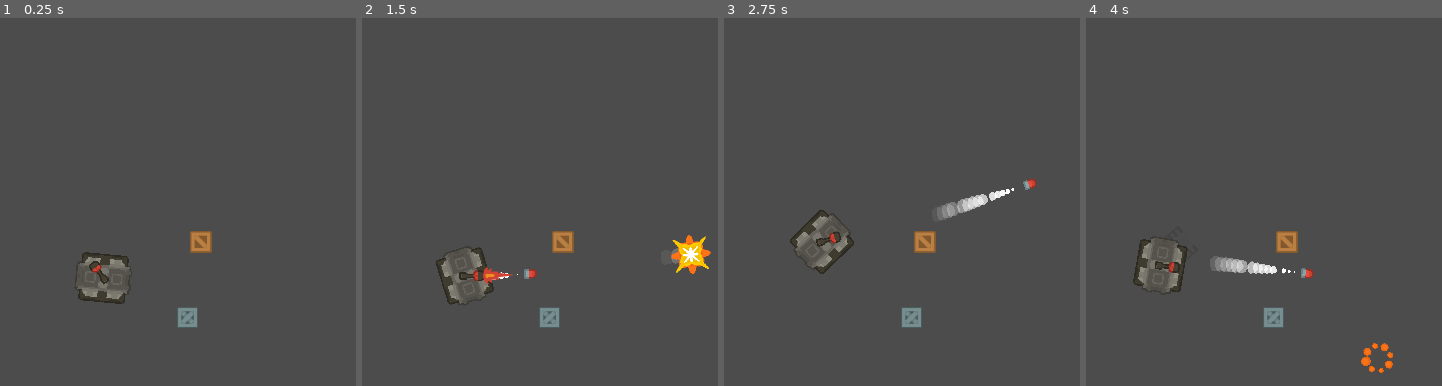
Above: before the commit, frames 1-4 (left to right).
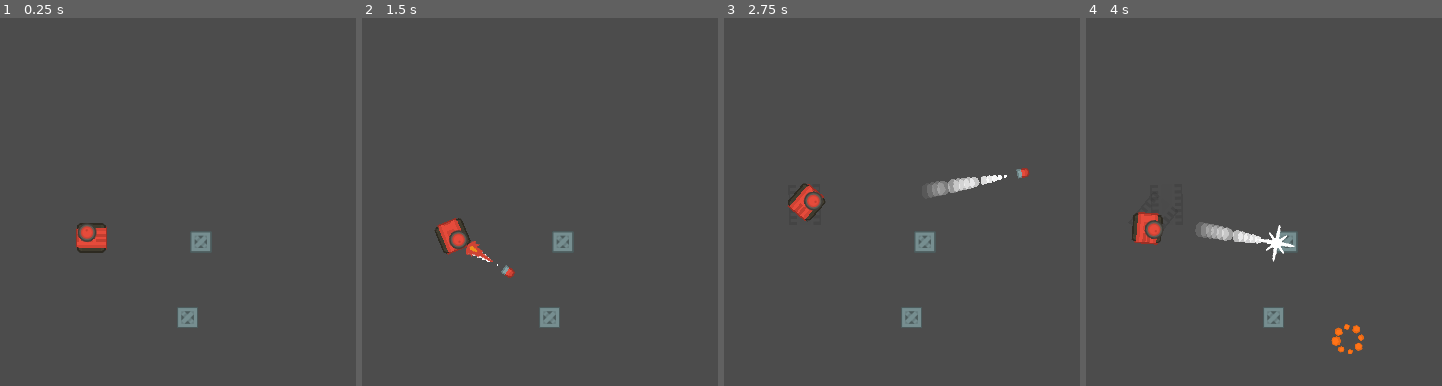
Above: after the commit, the same moments.

Repository: RuanSR/rogue-tank-game
Game: Godot game, scene res://src/Levels/TestLevel/View/TestArea.tscn
The game is run twice, just before and just after one commit, with the same random seed, the same clock (stepped at 60 frames per second) and the same inputs. The engine's default icon, where the game draws it, is replaced by a stand-in: a white triangle on a blue panel in a dark square.
Inputs (mouse positions are in pixels of both pictures, inside the frame that each line leads up to):
- Up to frame 1 (0.25 s): no input
- Up to frame 2 (1.5 s): tap Enter at 0.5 s; move the mouse to (outside the picture) at 0.52 s; hold Right (ui_right) 0.53-1.28 s; tap Space (ui_shoot) at 0.6, 1.35 s; move the mouse to (511, 275) at 1.27 s; hold Down (ui_down) from 1.28 s (still down)
- Up to frame 3 (2.75 s): move the mouse to (outside the picture) at 2.02 s; release Down (ui_down) at 2.03 s; hold Right (ui_right) from 2.03 s (still down); tap Space (ui_shoot) at 2.1 s
- Up to frame 4 (4 s): move the mouse to (1356, 345) at 2.77 s; release Right (ui_right) at 2.78 s; hold Up (ui_up) 2.78-3.53 s; tap Space (ui_shoot) at 2.85, 3.6 s; move the mouse to (outside the picture) at 3.52 s; hold Left (ui_left) from 3.53 s (still down)

The runs differ from the first frame. In frame 1, 2.2% of the frame differs, in the area x 21-60%, y 55-78%; in frame 2, 3.3%; in frame 3, 3.6%; in frame 4, 4.0%, in the area x 12-87%, y 52-97%.

Commit message:
refactor: Refatorou Gerenciador de skins
refactor: Separou node Barrel em sua propria scene

Diff:
--- a/project.godot
+++ b/project.godot
@@ -9,6 +9,21 @@
 config_version=4
 
 _global_script_classes=[ {
+"base": "Reference",
+"class": "BarrelModel",
+"language": "GDScript",
+"path": "res://src/Modules/PlayerTank/@SubModules/TankBarrel/Model/barrel_model.gd"
+}, {
+"base": "Reference",
+"class": "BarrelPresenter",
+"language": "GDScript",
+"path": "res://src/Modules/PlayerTank/@SubModules/TankBarrel/Presenter/barrel_presenter.gd"
+}, {
+"base": "Node2D",
+"class": "BarrelView",
+"language": "GDScript",
+"path": "res://src/Modules/PlayerTank/@SubModules/TankBarrel/barrel_view.gd"
+}, {
 "base": "Area2D",
 "class": "BulletBase",
 "language": "GDScript",
@@ -60,6 +75,9 @@
 "path": "res://src/Modules/PlayerTank/@SubModules/TankBullet/View/tank_bullet_view.gd"
 } ]
 _global_script_class_icons={
+"BarrelModel": "",
+"BarrelPresenter": "",
+"BarrelView": "",
 "BulletBase": "",
 "CommonPlayer": "",
 "InjectModel": "",
--- a/src/Levels/TestLevel/View/TestArea.tscn
+++ b/src/Levels/TestLevel/View/TestArea.tscn
@@ -1,27 +1,12 @@
-[gd_scene load_steps=6 format=2]
+[gd_scene load_steps=4 format=2]
 
 [ext_resource path="res://src/Modules/PlayerTank/View/PlayerTank.tscn" type="PackedScene" id=1]
-[ext_resource path="res://src/Modules/PlayerTank/@Assets/tank_body/tankBody_darkLarge_outline.png" type="Texture" id=2]
-[ext_resource path="res://src/Modules/PlayerTank/@Assets/barrel/barrel_black_side.png" type="Texture" id=3]
 [ext_resource path="res://src/Modules/@World/Objects/Crate/Crate.tscn" type="PackedScene" id=4]
 
 [sub_resource type="RectangleShape2D" id=1]
 extents = Vector2( 517.25, 14 )
 
 [node name="TestArea" type="Node2D"]
-
-[node name="PlayerTank" parent="." instance=ExtResource( 1 )]
-position = Vector2( 246.467, 333.52 )
-rotation = -131.854
-
-[node name="TankBodySprite" parent="PlayerTank" index="2"]
-texture = ExtResource( 2 )
-
-[node name="TankBarrelSprite" parent="PlayerTank/TankBarrelNode2D" index="2"]
-texture = ExtResource( 3 )
-
-[node name="BulletShotSprite" parent="PlayerTank/TankBarrelNode2D" index="3"]
-position = Vector2( 37, 0 )
 
 [node name="WallsStaticBody2D" type="StaticBody2D" parent="."]
 collision_layer = 4
@@ -51,8 +36,7 @@
 [node name="Crate2" parent="." instance=ExtResource( 4 )]
 position = Vector2( 354, 384 )
 
-[node name="SkinManager" parent="Crate2" index="2"]
-selected_index_texture = 1
+[node name="PlayerTank" parent="." instance=ExtResource( 1 )]
+position = Vector2( 231, 282 )
 
-[editable path="PlayerTank"]
 [editable path="Crate2"]
--- a/src/Modules/@World/Objects/Crate/Crate.tscn
+++ b/src/Modules/@World/Objects/Crate/Crate.tscn
@@ -1,7 +1,6 @@
-[gd_scene load_steps=5 format=2]
+[gd_scene load_steps=4 format=2]
 
 [ext_resource path="res://src/Modules/Managers/SkinManager/SkinManager.tscn" type="PackedScene" id=1]
-[ext_resource path="res://src/Modules/@World/Objects/Crate/@Assets/crateMetal.png" type="Texture" id=2]
 [ext_resource path="res://src/Modules/@World/Objects/Crate/crate.gd" type="Script" id=3]
 
 [sub_resource type="RectangleShape2D" id=1]
@@ -10,6 +9,11 @@
 [node name="Crate" type="Node2D"]
 light_mask = 0
 script = ExtResource( 3 )
+__meta__ = {
+"_edit_group_": true
+}
+path_skins = "res://src/Modules/@World/Objects/Crate/@Assets/"
+selected_skin_index = 1
 
 [node name="CrateStaticBody" type="StaticBody2D" parent="."]
 collision_layer = 4
@@ -19,8 +23,5 @@
 shape = SubResource( 1 )
 
 [node name="CrateSprite" type="Sprite" parent="."]
-texture = ExtResource( 2 )
 
 [node name="SkinManager" parent="." instance=ExtResource( 1 )]
-path_skins = "res://src/Modules/@World/Objects/Crate/@Assets/"
-selected_index_texture = 0
--- a/src/Modules/@World/Objects/Crate/crate.gd
+++ b/src/Modules/@World/Objects/Crate/crate.gd
@@ -1,11 +1,7 @@
 extends Node2D
 
+export var path_skins: String
+export var selected_skin_index: int = 0
+
 func _ready():
-	load_selected_texture()
-	pass
-
-func load_selected_texture() -> void:
-	var crate_sprite: Sprite = $CrateSprite
-	var skin_manager: SkinManager = $SkinManager
-
-	crate_sprite.set_texture(skin_manager.selected_texture)
+	$CrateSprite.set_texture($SkinManager.get_sprite_texture())
--- a/src/Modules/Managers/SkinManager/SkinManager.tscn
+++ b/src/Modules/Managers/SkinManager/SkinManager.tscn
@@ -5,5 +5,4 @@
 
 [node name="SkinManager" type="Node2D"]
 script = ExtResource( 1 )
-path_skins = "res://src/Modules/PlayerTank/@Assets/tank_body/"
 _default_texture = ExtResource( 2 )
--- a/src/Modules/Managers/SkinManager/skin_manager.gd
+++ b/src/Modules/Managers/SkinManager/skin_manager.gd
@@ -1,11 +1,11 @@
 class_name SkinManager
 extends Node2D
 
-export var path_skins: String
 export var file_extension: String = ".png" setget set_file_extension
-export var selected_index_texture: int = -1 setget set_texture_index
+export var _default_texture: Texture
 
-export var _default_texture: Texture
+var path_skins: String
+var selected_index_texture: int = 0
 
 var selected_texture: Texture
 var selected_texture_name: String
@@ -15,10 +15,21 @@
 
 
 func _ready():
+	_get_parent_path_skins()
+	_get_parent_selected_skin_index()
 	_dynamic_load_skins(path_skins)
 
 	_set_selected_texture()
 	_set_selected_texture_name()
+
+func _is_editor_tool() -> bool:
+	return Engine.editor_hint
+
+func _get_parent_path_skins() -> void:
+	var nodeParent = get_parent()
+	var value = nodeParent.path_skins
+
+	path_skins = value
 
 func _dynamic_load_skins(path: String) -> void:
 	var directory = Directory.new()
@@ -47,24 +58,34 @@
 
 	return extension_value
 
-func set_texture_index(value: int = 0) -> void:
+func _get_parent_selected_skin_index() -> void:
+	var nodeParent = get_parent()
+
+	var value = nodeParent.selected_skin_index
+
 	if (value < 0):
 		selected_index_texture = 0
-
-	selected_index_texture = value
+	else:
+		selected_index_texture = value
 
 func set_file_extension(value: String) -> void:
 	file_extension = _file_extension_valid_parser(value)
 
 func _set_selected_texture() -> void:
-	if (selected_index_texture == -1):
+	if (selected_index_texture < 0 or selected_index_texture > _list_of_paths.size() -1):
 		selected_texture = _default_texture
-		return
-
-	selected_texture = load(_list_of_paths[selected_index_texture])
+		selected_index_texture = -1
+	else:
+		selected_texture = load(_list_of_paths[selected_index_texture])
 
 func _set_selected_texture_name() -> void:
 	if (selected_index_texture == -1):
 		selected_texture_name = "default texture"
 		return
 	selected_texture_name = _list_of_name_textures[selected_index_texture]
+
+func set_sprite_texture(sprite: Sprite) -> void:
+	sprite.set_texture(selected_texture)
+
+func get_sprite_texture() -> Texture:
+	return selected_texture;
--- /dev/null
+++ b/src/Modules/PlayerTank/@SubModules/TankBarrel/Model/barrel_model.gd
@@ -0,0 +1,26 @@
+class_name BarrelModel
+
+var tank_barrel_node: Node2D
+var bullet_muzzle_position: Position2D
+var tank_barrel_sprite: Sprite
+var bullet_shot_sprite: Sprite
+var bullet_shot_animation_player: AnimationPlayer
+var barrel_skin_manager: Node2D
+
+var bullet_limit_shot: int setget set_bullet_limit_shot, get_bullet_limit_shot
+
+func _init():
+	self.bullet_muzzle_position = InjectModel.get_dependency("BulletMuzzlePosition2D")
+	self.bullet_shot_sprite = InjectModel.get_dependency("BulletShotSprite")
+	self.bullet_shot_animation_player = InjectModel.get_dependency("BulletShotAnimationPlayer")
+	self.tank_barrel_sprite = InjectModel.get_dependency("TankBarrelSprite")
+	self.tank_barrel_node = InjectModel.get_dependency("TankBarrel")
+	self.barrel_skin_manager = InjectModel.get_dependency("BarrelSkinManager")
+
+	bullet_limit_shot = tank_barrel_node.bullet_limit_shot
+
+func set_bullet_limit_shot(value: int):
+	bullet_limit_shot = value
+
+func get_bullet_limit_shot() -> int:
+	return bullet_limit_shot
--- /dev/null
+++ b/src/Modules/PlayerTank/@SubModules/TankBarrel/Presenter/barrel_presenter.gd
@@ -0,0 +1,51 @@
+class_name BarrelPresenter
+
+var _model: BarrelModel
+var _view
+
+const _prefab_bullet: PackedScene = preload ("res://src/Modules/PlayerTank/@SubModules/TankBullet/View/TankBullet.tscn")
+
+var _self_ref: String
+
+var _common: CommonPlayer = CommonPlayer.new()
+
+func _init(_view):
+	self._view = _view
+	_self_ref = str(self._view)
+
+	InjectModel.load_model_dependency(_view)
+	_model = BarrelModel.new()
+
+func on_shot() -> void:
+	if (_is_shot_limit_reachead()):
+		return
+
+	var bullet: TankBulletView = _prefab_bullet.instance()
+	var muzzle: Position2D = _model.bullet_muzzle_position
+
+	var direction: Vector2 = Vector2(cos(_model.tank_barrel_node.global_rotation), sin(_model.tank_barrel_node.global_rotation)).normalized()
+
+	bullet.init(direction, _self_ref)
+
+	bullet.global_position = muzzle.global_position
+
+	if(_view.get_parent().get_parent() != null):
+		#runing global scene
+		_view.get_parent().get_parent().add_child(bullet)
+	else:
+		#runing local scene
+		_view.get_parent().add_child(bullet)
+
+	_model.bullet_shot_animation_player.play("on_fire")
+	_model.tank_barrel_sprite.set_rotation_degrees(_common.DEFAULT_ROTATION_DEGREES)
+	_model.bullet_muzzle_position.set_position(Vector2(30, 0))
+	_model.bullet_shot_sprite.set_position(Vector2(37, 0))
+	_model.bullet_shot_sprite.set_rotation_degrees( - 90)
+
+func _is_shot_limit_reachead() -> bool:
+	var allow_shot = true
+
+	if (_view.get_tree().get_nodes_in_group(_common.Barrel_Bullet_State_Group.CANNON_BULLETS + _self_ref).size() >= _model.bullet_limit_shot):
+		return allow_shot
+
+	return !allow_shot
--- /dev/null
+++ b/src/Modules/PlayerTank/@SubModules/TankBarrel/TankBarrel.tscn
@@ -0,0 +1,81 @@
+[gd_scene load_steps=9 format=2]
+
+[ext_resource path="res://src/Modules/Managers/SkinManager/SkinManager.tscn" type="PackedScene" id=1]
+[ext_resource path="res://src/Modules/PlayerTank/@SubModules/TankBarrel/barrel_view.gd" type="Script" id=2]
+[ext_resource path="res://src/Modules/PlayerTank/@SubModules/TankBarrel/@Assets/barrelBlack_side.png" type="Texture" id=3]
+[ext_resource path="res://src/Modules/PlayerTank/@Assets/shot/shotOrange.png" type="Texture" id=4]
+[ext_resource path="res://src/Modules/PlayerTank/@Assets/shot/shotLarge.png" type="Texture" id=5]
+[ext_resource path="res://src/Modules/PlayerTank/@Assets/shot/shotRed.png" type="Texture" id=6]
+
+[sub_resource type="Animation" id=1]
+length = 0.4
+
+[sub_resource type="Animation" id=2]
+resource_name = "on_fire"
+length = 0.4
+tracks/0/type = "value"
+tracks/0/path = NodePath("BulletShotSprite:texture")
+tracks/0/interp = 1
+tracks/0/loop_wrap = true
+tracks/0/imported = false
+tracks/0/enabled = true
+tracks/0/keys = {
+"times": PoolRealArray( 0, 0.1, 0.2 ),
+"transitions": PoolRealArray( 1, 1, 1 ),
+"update": 1,
+"values": [ ExtResource( 5 ), ExtResource( 4 ), ExtResource( 6 ) ]
+}
+tracks/1/type = "value"
+tracks/1/path = NodePath("BulletShotSprite:visible")
+tracks/1/interp = 1
+tracks/1/loop_wrap = true
+tracks/1/imported = false
+tracks/1/enabled = true
+tracks/1/keys = {
+"times": PoolRealArray( 0, 0.3 ),
+"transitions": PoolRealArray( 1, 1 ),
+"update": 1,
+"values": [ true, false ]
+}
+tracks/2/type = "value"
+tracks/2/path = NodePath("BulletShotSprite:position")
+tracks/2/interp = 1
+tracks/2/loop_wrap = true
+tracks/2/imported = false
+tracks/2/enabled = true
+tracks/2/keys = {
+"times": PoolRealArray( 0, 0.1, 0.2 ),
+"transitions": PoolRealArray( 1, 1, 1 ),
+"update": 0,
+"values": [ Vector2( 32, 0 ), Vector2( 34, 0 ), Vector2( 42, 0 ) ]
+}
+
+[node name="TankBarrel" type="Node2D"]
+script = ExtResource( 2 )
+__meta__ = {
+"_edit_group_": true
+}
+bullet_limit_shot = 3
+path_skins = "res://src/Modules/PlayerTank/@SubModules/TankBarrel/@Assets/"
+
+[node name="BarrelSkinManager" parent="." instance=ExtResource( 1 )]
+
+[node name="BulletMuzzlePosition2D" type="Position2D" parent="."]
+position = Vector2( 30, 0 )
+
+[node name="TankBarrelSprite" type="Sprite" parent="."]
+rotation = 1.5708
+texture = ExtResource( 3 )
+offset = Vector2( 0, -9 )
+
+[node name="BulletShotSprite" type="Sprite" parent="."]
+visible = false
+position = Vector2( 42, 0 )
+rotation = -1.5708
+z_index = 10
+texture = ExtResource( 6 )
+
+[node name="BulletShotAnimationPlayer" type="AnimationPlayer" parent="."]
+playback_speed = 2.0
+anims/RESET = SubResource( 1 )
+anims/on_fire = SubResource( 2 )
--- /dev/null
+++ b/src/Modules/PlayerTank/@SubModules/TankBarrel/barrel_view.gd
@@ -0,0 +1,30 @@
+class_name BarrelView extends Node2D
+
+
+export var bullet_limit_shot: int = 5 setget set_bullet_limit_shot, get_bullet_limit_shot
+
+func set_bullet_limit_shot(value: int):
+	bullet_limit_shot = value
+
+func get_bullet_limit_shot():
+	return bullet_limit_shot
+
+export var path_skins: String
+export var selected_skin_index: int = 0
+
+var _presenter: BarrelPresenter
+
+func _ready():
+	$TankBarrelSprite.set_texture($BarrelSkinManager.get_sprite_texture())
+	_presenter = BarrelPresenter.new(self)
+
+func _init():
+	InjectModel.load_model_dependency(self)
+
+func _physics_process(_delta):
+	on_shot()
+	look_at(get_global_mouse_position())
+
+func on_shot() -> void:
+	if (Input.is_action_just_pressed("ui_shoot")):
+		_presenter.on_shot()
--- a/src/Modules/PlayerTank/Model/player_base.gd
+++ b/src/Modules/PlayerTank/Model/player_base.gd
@@ -2,16 +2,9 @@
 extends KinematicBody2D
 
 export var speed_velocity: int = 250 setget set_speed_velocity, get_speed_velocity
-export var bullet_limit_shot: int = 5 setget set_bullet_limit_shot, get_bullet_limit_shot
 
 func set_speed_velocity(value: int):
 	speed_velocity = value
 
 func get_speed_velocity():
 	return speed_velocity
-
-func set_bullet_limit_shot(value: int):
-	bullet_limit_shot = value
-
-func get_bullet_limit_shot():
-	return bullet_limit_shot
--- a/src/Modules/PlayerTank/Model/player_tank_model.gd
+++ b/src/Modules/PlayerTank/Model/player_tank_model.gd
@@ -4,45 +4,26 @@
 const MAX_SPEED: int = 100
 
 var speed_velocity: int setget set_speed_velocity, get_speed_velocity
-var bullet_limit_shot: int setget set_bullet_limit_shot, get_bullet_limit_shot
 var _expo_prop_model: PlayerBase
 
-const _prefab_bullet: PackedScene = preload ("res://src/Modules/PlayerTank/@SubModules/TankBullet/View/TankBullet.tscn")
 const _prefab_track: PackedScene = preload("res://src/Modules/PlayerTank/@SubModules/TankTrack/TankTrack.tscn")
 
 var tank_body_collision_poly: CollisionPolygon2D
 var tank_body_sprite: Sprite
-var tank_barrel_node: Node2D
-var bullet_muzzle_position: Position2D
-var tank_barrel_sprite: Sprite
-var bullet_shot_sprite: Sprite
-var bullet_shot_animation_player: AnimationPlayer
 var tank_body_skin_manager: Node2D
-var tank_barrel_skin_manager: Node2D
+
+var tank_barrel: BarrelView
 
 func _init():
+	self.tank_body_skin_manager = InjectModel.get_dependency("TankBodySkinManager")
 	self.tank_body_collision_poly = InjectModel.get_dependency("TankBodyCollisionPoly2D")
 	self.tank_body_sprite = InjectModel.get_dependency("TankBodySprite")
-	self.tank_barrel_node = InjectModel.get_dependency("TankBarrelNode2D")
-	self.bullet_muzzle_position = InjectModel.get_dependency("BulletMuzzlePosition2D")
-	self.tank_barrel_sprite = InjectModel.get_dependency("TankBarrelSprite")
-	self.bullet_shot_sprite = InjectModel.get_dependency("BulletShotSprite")
-	self.bullet_shot_animation_player = InjectModel.get_dependency("BulletShotAnimationPlayer")
-	self.tank_body_skin_manager = InjectModel.get_dependency("TankBodySkinManager")
-	self.tank_barrel_skin_manager = InjectModel.get_dependency("BarrelSkinManager")
-	_expo_prop_model = InjectModel.get_dependency("PlayerTank")
 
-	speed_velocity = _expo_prop_model.speed_velocity
-	bullet_limit_shot = _expo_prop_model.bullet_limit_shot
+	self.tank_barrel = InjectModel.get_dependency("TankBarrel")
+
 
 func get_speed_velocity():
 	return speed_velocity
 
 func set_speed_velocity(value: int):
 	speed_velocity = value
-
-func set_bullet_limit_shot(value: int):
-	bullet_limit_shot = value
-
-func get_bullet_limit_shot() -> int:
-	return bullet_limit_shot
--- a/src/Modules/PlayerTank/Presenter/player_tank_presenter.gd
+++ b/src/Modules/PlayerTank/Presenter/player_tank_presenter.gd
@@ -21,34 +21,6 @@
 
 	_model = PlayerModel.new()
 
-func _is_shot_limit_reachead() -> bool:
-	var allow_shot = true
-
-	if (_view.get_tree().get_nodes_in_group(_common.Barrel_Bullet_State_Group.CANNON_BULLETS + _self_ref).size() >= _model.bullet_limit_shot):
-		return allow_shot
-
-	return !allow_shot
-
-func _create_and_add_new_bullet() -> void:
-	var bullet: TankBulletView = _model._prefab_bullet.instance()
-	var muzzle: Position2D = _model.bullet_muzzle_position
-
-	var direction: Vector2 = Vector2(cos(_model.tank_barrel_node.global_rotation), sin(_model.tank_barrel_node.global_rotation)).normalized()
-
-	bullet.init(direction, _self_ref)
-
-	bullet.global_position = muzzle.global_position
-
-	_view.get_parent().add_child(bullet)
-
-	_model.bullet_shot_animation_player.play("on_fire")
-
-	_model.tank_body_sprite.set_rotation_degrees(_common.DEFAULT_ROTATION_DEGREES)
-	_model.tank_barrel_sprite.set_rotation_degrees(_common.DEFAULT_ROTATION_DEGREES)
-	_model.bullet_muzzle_position.set_position(Vector2(30, 0))
-
-	_model.bullet_shot_sprite.set_position(Vector2(37, 0))
-	_model.bullet_shot_sprite.set_rotation_degrees( - 90)
 
 func _add_travel(move: Vector2) -> void:
 	travel += move.length() * _view.get_physics_process_delta_time()
@@ -64,9 +36,6 @@
 		track.rotation = _view.rotation
 		track.z_index = _view.z_index - 1
 		_view.get_parent().add_child(track)
-
-func look_at_mouse() -> void:
-	_model.tank_barrel_node.look_at(_view.get_global_mouse_position())
 
 func on_move() -> void:
 	var direction_value := 0
@@ -96,12 +65,3 @@
 		rot -= 1;
 
 	_view.rotate(_model.ROTATION_VELOCITY * rot * _view.get_physics_process_delta_time())
-
-func on_shoot() -> void:
-
-	if (Input.is_action_just_pressed("ui_shoot")):
-
-		if (_is_shot_limit_reachead()):
-			return
-
-		_create_and_add_new_bullet()
--- a/src/Modules/PlayerTank/View/PlayerTank.tscn
+++ b/src/Modules/PlayerTank/View/PlayerTank.tscn
@@ -1,63 +1,17 @@
-[gd_scene load_steps=10 format=2]
+[gd_scene load_steps=5 format=2]
 
-[ext_resource path="res://src/Modules/PlayerTank/@Assets/barrel/tankDark_barrel1_outline.png" type="Texture" id=1]
+[ext_resource path="res://src/Modules/PlayerTank/@SubModules/TankBarrel/TankBarrel.tscn" type="PackedScene" id=1]
 [ext_resource path="res://src/Modules/PlayerTank/View/player_tank_view.gd" type="Script" id=2]
 [ext_resource path="res://src/Modules/PlayerTank/@Assets/tank_body/tankBody_blue_outline.png" type="Texture" id=3]
-[ext_resource path="res://src/Modules/PlayerTank/@Assets/shot/shotLarge.png" type="Texture" id=4]
-[ext_resource path="res://src/Modules/PlayerTank/@Assets/shot/shotRed.png" type="Texture" id=5]
-[ext_resource path="res://src/Modules/PlayerTank/@Assets/shot/shotOrange.png" type="Texture" id=6]
 [ext_resource path="res://src/Modules/Managers/SkinManager/SkinManager.tscn" type="PackedScene" id=7]
-
-[sub_resource type="Animation" id=1]
-length = 0.4
-
-[sub_resource type="Animation" id=2]
-resource_name = "on_fire"
-length = 0.4
-tracks/0/type = "value"
-tracks/0/path = NodePath("BulletShotSprite:texture")
-tracks/0/interp = 1
-tracks/0/loop_wrap = true
-tracks/0/imported = false
-tracks/0/enabled = true
-tracks/0/keys = {
-"times": PoolRealArray( 0, 0.1, 0.2 ),
-"transitions": PoolRealArray( 1, 1, 1 ),
-"update": 1,
-"values": [ ExtResource( 4 ), ExtResource( 6 ), ExtResource( 5 ) ]
-}
-tracks/1/type = "value"
-tracks/1/path = NodePath("BulletShotSprite:visible")
-tracks/1/interp = 1
-tracks/1/loop_wrap = true
-tracks/1/imported = false
-tracks/1/enabled = true
-tracks/1/keys = {
-"times": PoolRealArray( 0, 0.3 ),
-"transitions": PoolRealArray( 1, 1 ),
-"update": 1,
-"values": [ true, false ]
-}
-tracks/2/type = "value"
-tracks/2/path = NodePath("BulletShotSprite:position")
-tracks/2/interp = 1
-tracks/2/loop_wrap = true
-tracks/2/imported = false
-tracks/2/enabled = true
-tracks/2/keys = {
-"times": PoolRealArray( 0, 0.1, 0.2 ),
-"transitions": PoolRealArray( 1, 1, 1 ),
-"update": 0,
-"values": [ Vector2( 32, 0 ), Vector2( 34, 0 ), Vector2( 42, 0 ) ]
-}
 
 [node name="PlayerTank" type="KinematicBody2D"]
 z_index = 20
 collision_mask = 6
 script = ExtResource( 2 )
+path_skins = "res://src/Modules/PlayerTank/@Assets/tank_body/"
 
 [node name="TankBodySkinManager" parent="." instance=ExtResource( 7 )]
-selected_index_texture = 2
 
 [node name="TankBodyCollisionPoly2D" type="CollisionPolygon2D" parent="."]
 polygon = PoolVector2Array( -15, -20, -21, -15, -21, 13, -14, 19, -10, 21, 10, 21, 15, 18, 21, 14, 21, -15, 18, -19, 13, -21, -14, -21 )
@@ -66,28 +20,4 @@
 rotation = 1.5708
 texture = ExtResource( 3 )
 
-[node name="TankBarrelNode2D" type="Node2D" parent="."]
-
-[node name="BarrelSkinManager" parent="TankBarrelNode2D" instance=ExtResource( 7 )]
-path_skins = "res://src/Modules/PlayerTank/@Assets/barrel/"
-selected_index_texture = 5
-
-[node name="BulletMuzzlePosition2D" type="Position2D" parent="TankBarrelNode2D"]
-position = Vector2( 30, 0 )
-
-[node name="TankBarrelSprite" type="Sprite" parent="TankBarrelNode2D"]
-rotation = 1.5708
-texture = ExtResource( 1 )
-offset = Vector2( 0, -9 )
-
-[node name="BulletShotSprite" type="Sprite" parent="TankBarrelNode2D"]
-visible = false
-position = Vector2( 42, 0 )
-rotation = -1.5708
-z_index = 10
-texture = ExtResource( 5 )
-
-[node name="BulletShotAnimationPlayer" type="AnimationPlayer" parent="TankBarrelNode2D"]
-playback_speed = 2.0
-anims/RESET = SubResource( 1 )
-anims/on_fire = SubResource( 2 )
+[node name="TankBarrel" parent="." instance=ExtResource( 1 )]
--- a/src/Modules/PlayerTank/View/player_tank_view.gd
+++ b/src/Modules/PlayerTank/View/player_tank_view.gd
@@ -2,6 +2,9 @@
 extends PlayerBase
 
 var _presenter: PlayerPresenter
+
+export var path_skins: String
+export var selected_skin_index: int = 0
 
 func _ready():
 	_presenter = PlayerPresenter.new(self)
@@ -15,8 +18,6 @@
 
 	_presenter.on_move()
 	_presenter.on_rotate()
-	_presenter.on_shoot()
-	_presenter.look_at_mouse()
 
 func _draw():
 	if (_is_editor_tool()):
@@ -26,11 +27,4 @@
 	return Engine.editor_hint
 
 func load_selected_texture() -> void:
-	var tank_body_sprite: Sprite = $TankBodySprite
-	var tank_barrel_sprite: Sprite = $TankBarrelNode2D/TankBarrelSprite
-
-	var skin_body_manager: SkinManager = $TankBodySkinManager
-	var skin_barrel_manager: SkinManager = $TankBarrelNode2D/BarrelSkinManager
-
-	tank_body_sprite.set_texture(skin_body_manager.selected_texture)
-	tank_barrel_sprite.set_texture(skin_barrel_manager.selected_texture)
+	$TankBodySprite.set_texture($TankBodySkinManager.get_sprite_texture())
Not shown, removed: src/Modules/PlayerTank/@Assets/barrel/barrelBlack_top.png.import
Not shown, removed: src/Modules/PlayerTank/@Assets/barrel/barrelGreen_side.png.import
Not shown, removed: src/Modules/PlayerTank/@Assets/barrel/barrelGreen_top.png.import
Not shown, removed: src/Modules/PlayerTank/@Assets/barrel/barrelRed_side.png.import
Not shown, removed: src/Modules/PlayerTank/@Assets/barrel/barrelRed_top.png.import
Not shown, removed: src/Modules/PlayerTank/@Assets/barrel/barrelRust_side.png.import
Not shown, removed: src/Modules/PlayerTank/@Assets/barrel/barrelRust_top.png.import
Not shown, removed: src/Modules/PlayerTank/@Assets/barrel/barrel_black_side.png.import
Not shown, removed: src/Modules/PlayerTank/@Assets/barrel/desktop.ini
Binary file removed: src/Modules/PlayerTank/@Assets/barrel/specialBarrel1.png
Not shown, removed: src/Modules/PlayerTank/@Assets/barrel/specialBarrel1.png.import
Binary file removed: src/Modules/PlayerTank/@Assets/barrel/specialBarrel1_outline.png
(and 130 more such lines)
